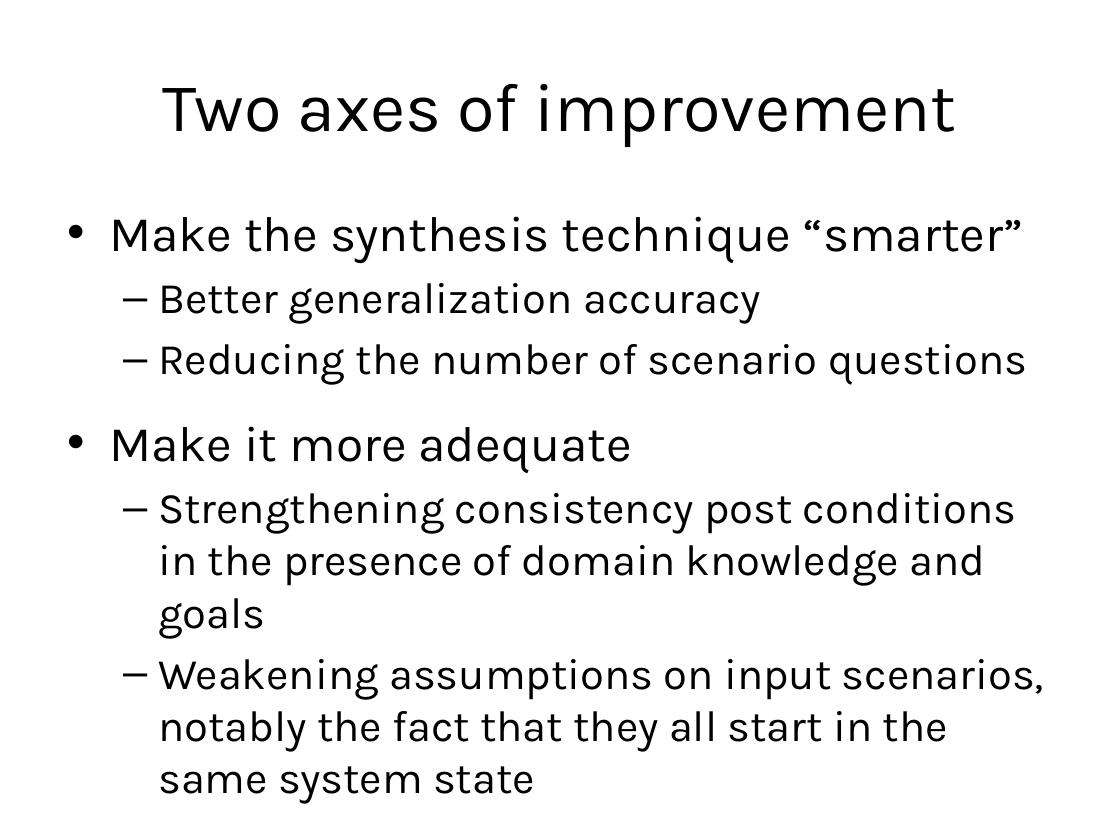
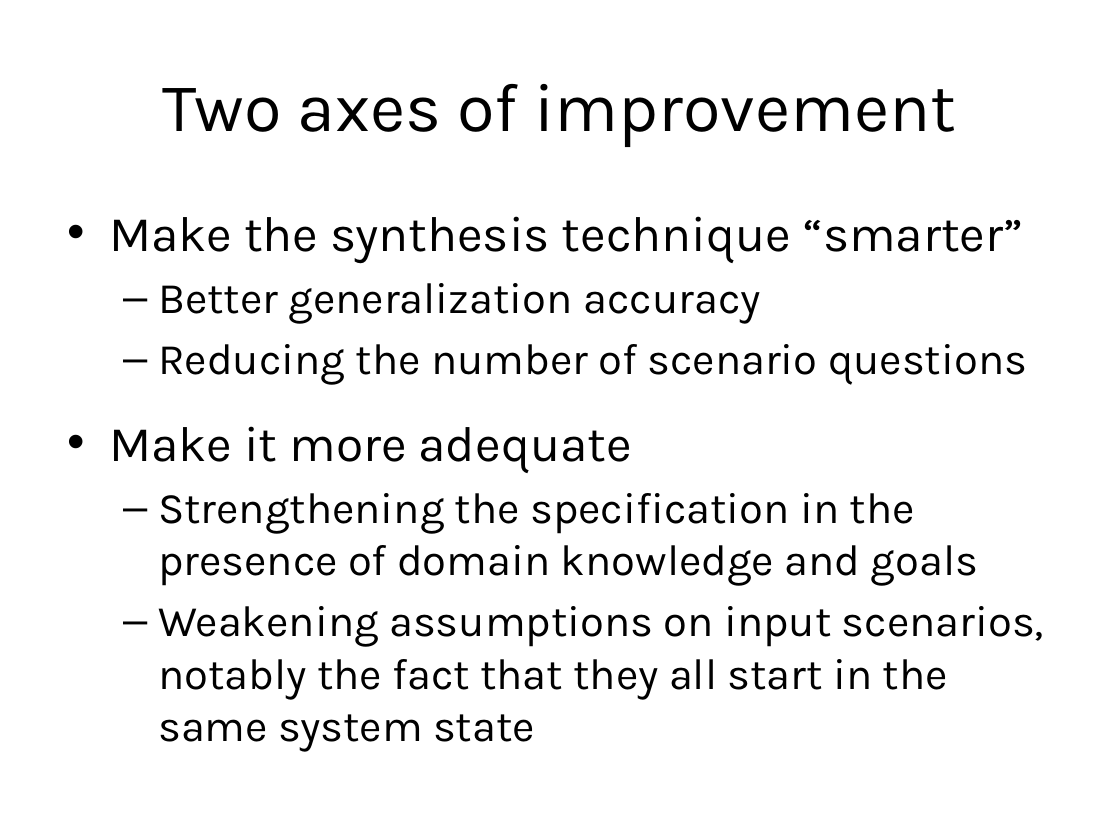
Before and after one commit to blambeau/phd, a slide deck: slide 55 of private-defense/slides.pptx (slide 52 before the commit). Drawn at 1120x840 pixels with LibreOffice and Linux fonts; fonts in the diff are those of the drawing. Boxes give left, top, right and bottom in pixels: in the first picture for what was removed or moved away, otherwise in the second. Text is boxed around its words. In the diff, an @@ line names an element or a change of style, - is before the commit and + after.

Commit message:
A few slides typos

```diff
--- a/private-defense/slides.pptx
+++ b/private-defense/slides.pptx
@@ text at (x1=158, y1=493, x2=978, y2=586): text changed @@
-  – Strengthening consistency post conditions in the presence of domain knowledge and goals
+  – Strengthening the specification in the presence of domain knowledge and goals
```
Also in this commit, not shown: 5 other slides changed, 4 slides added.
